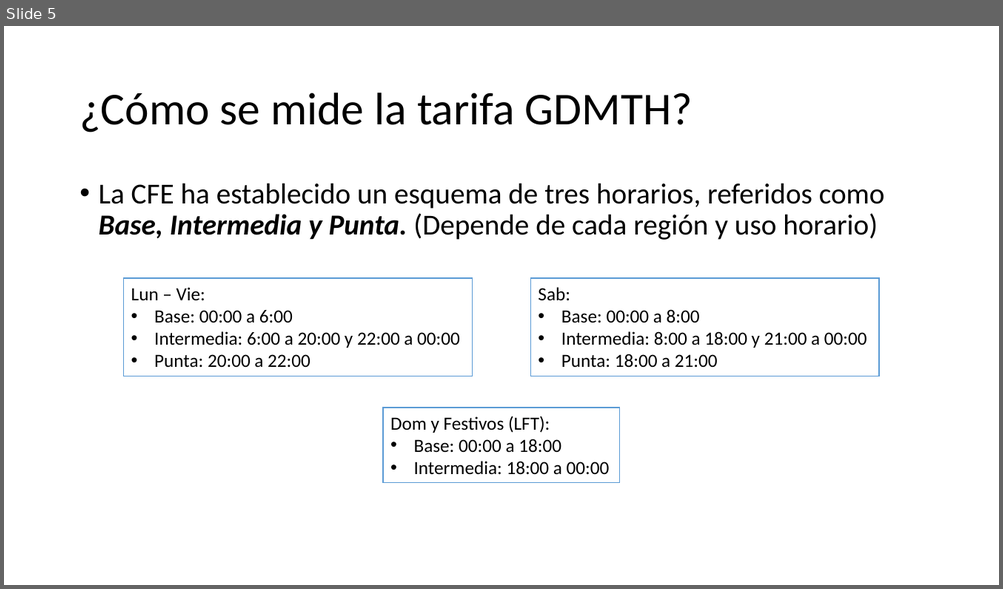
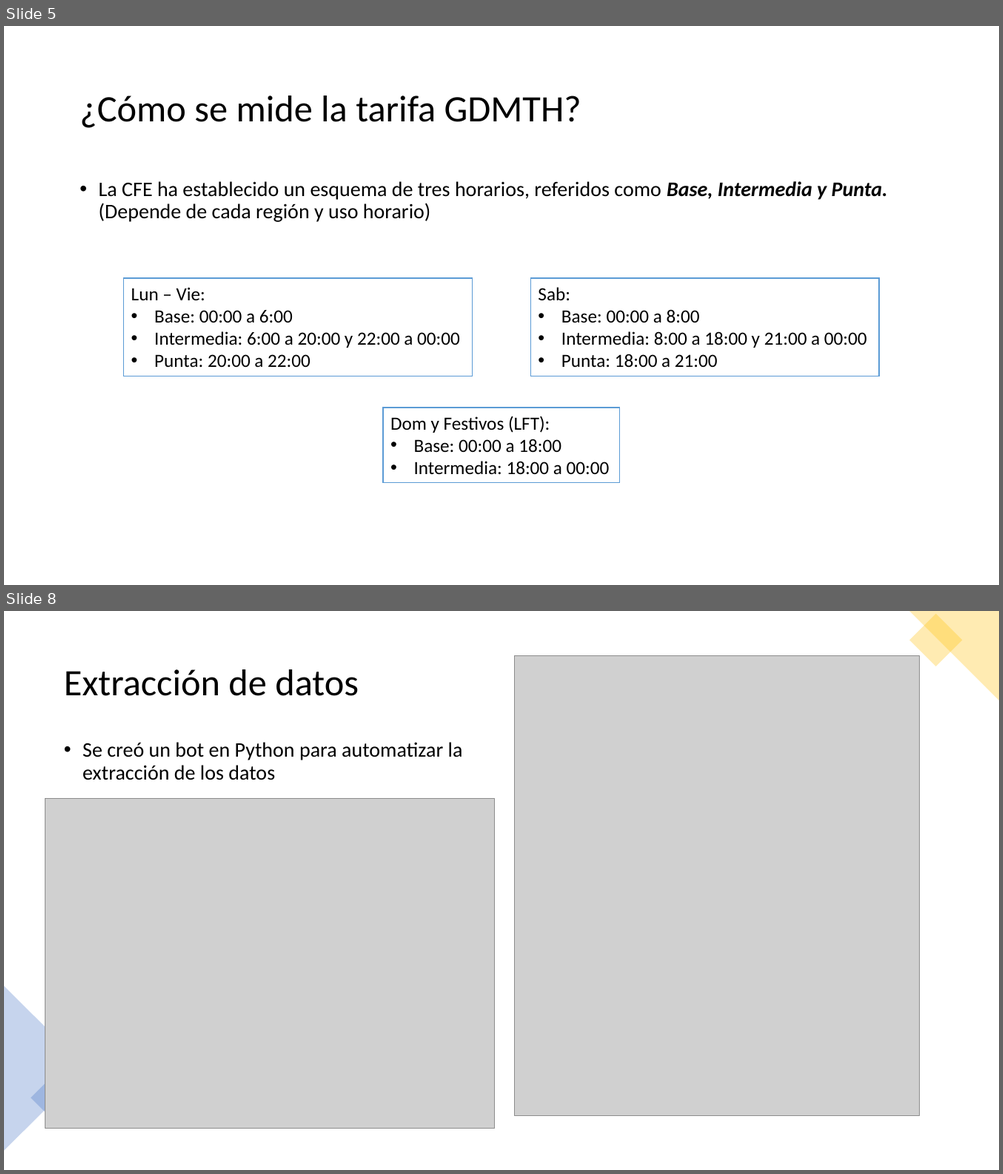
Before and after one commit to Pedri0/CFE_scraping_EDA, a slide deck: presentaciónEDA.pptx. Shown one above the other, each under a label of ours: slide 5 before the commit, slides 5 and 8 after it; the slides between them are not shown. The pictures are 1003x589 and 1003x1174 pixels, drawn with LibreOffice and Linux fonts; fonts in the diff are those of the drawing; grey boxes stand for pictures. Boxes give left, top, right and bottom in pixels: in the first picture for what was removed or moved away, otherwise in the second. Text is boxed around its words. In the diff, an @@ line names an element or a change of style, - is before the commit and + after.

```diff
--- a/presentaciónEDA.pptx
+++ b/presentaciónEDA.pptx
@@ slide 8 added at bbox=[4, 611, 999, 1170], background #FFFFFF @@
@@ triangle added at bbox=[909, 611, 999, 701], fill #FFC000 at 30% opacity @@
@@ rectangle added at bbox=[910, 614, 962, 667], fill #FFC000 at 30% opacity @@
@@ title added at bbox=[64, 669, 358, 696], 36 pt, text #000000 @@
+Extracción de datos
@@ picture added at bbox=[515, 655, 919, 1116] @@
@@ text added at bbox=[82, 742, 463, 780], 20 pt, text #000000 @@
+• Se creó un bot en Python para automatizar la extracción de los datos
@@ picture added at bbox=[45, 799, 494, 1130] @@
@@ triangle added at bbox=[4, 986, 87, 1151], fill #4472C4 at 30% opacity @@
@@ rectangle added at bbox=[31, 1070, 87, 1126], fill #4472C4 at 30% opacity @@
@@ slide 5 changed as well @@
@@ title "¿Cómo se mide la tarifa ..." at bbox=[79, 96, 581, 128]: size 44 to 36 pt @@
@@ text "La CFE ha establecido un ..." at bbox=[99, 181, 888, 222]: size 28 to 20 pt @@
```
Also in this commit, not shown: 18 other slides changed, 5 other slides added, 1 other file.
